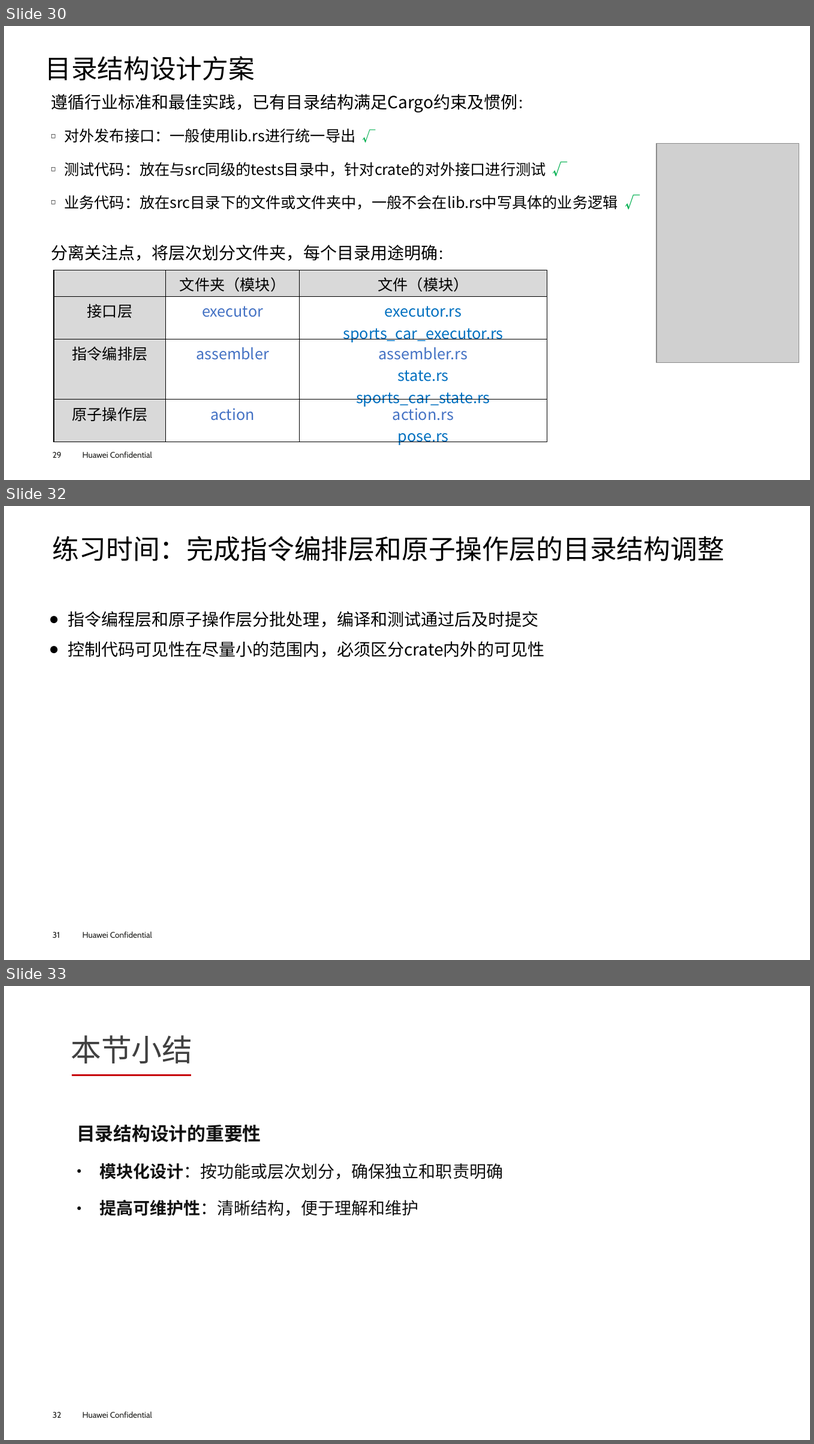
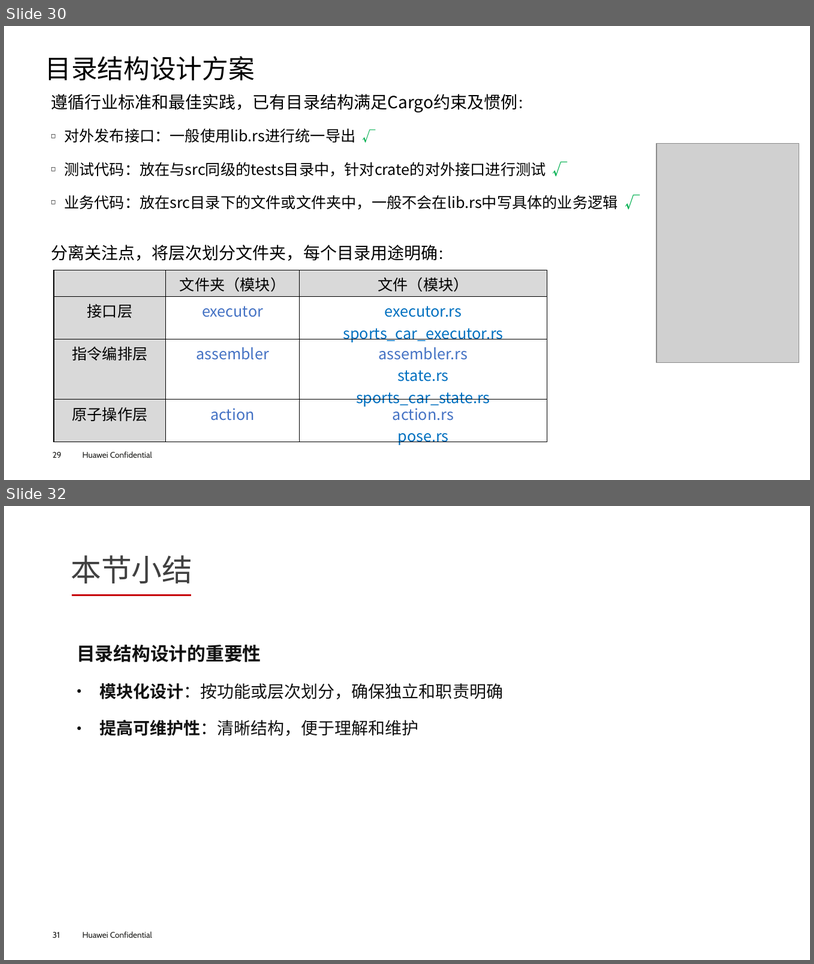
Before and after one commit to RUST-SEI2026/Smart-Car--lab-three, a slide deck: 实验3-类型抽象与代码组织.pptx. Shown one above the other, each under a label of ours: slides 30, 32 and 33 before the commit, slides 30 and 32 after it; the slides between them are not shown. The pictures are 814x1444 and 814x964 pixels, drawn with LibreOffice and Linux fonts; fonts in the diff are those of the drawing; grey boxes stand for pictures; background and template pictures are left out. Boxes give left, top, right and bottom in pixels: in the first picture for what was removed or moved away, otherwise in the second. Text is boxed around its words. In the diff, an @@ line names an element or a change of style, - is before the commit and + after.

```diff
--- a/实验3-类型抽象与代码组织.pptx
+++ b/实验3-类型抽象与代码组织.pptx
@@ slide 32 removed at [4, 506, 810, 960], background #FFFFFF; not listed: 2 template elements that a slide beside it also shows @@
@@ title removed at [53, 536, 725, 561] @@
-练习时间：完成指令编排层和原子操作层的目录结构调整
@@ text removed at [68, 611, 545, 657] @@
-● 指令编程层和原子操作层分批处理，编译和测试通过后及时提交
-● 控制代码可见性在尽量小的范围内，必须区分crate内外的可见性
@@ what was slide 33 is now slide 32 @@
@@ page number at [53, 931, 60, 937]: text changed @@
-32
+31
```
Also in this commit, not shown: 3 slides changed.
